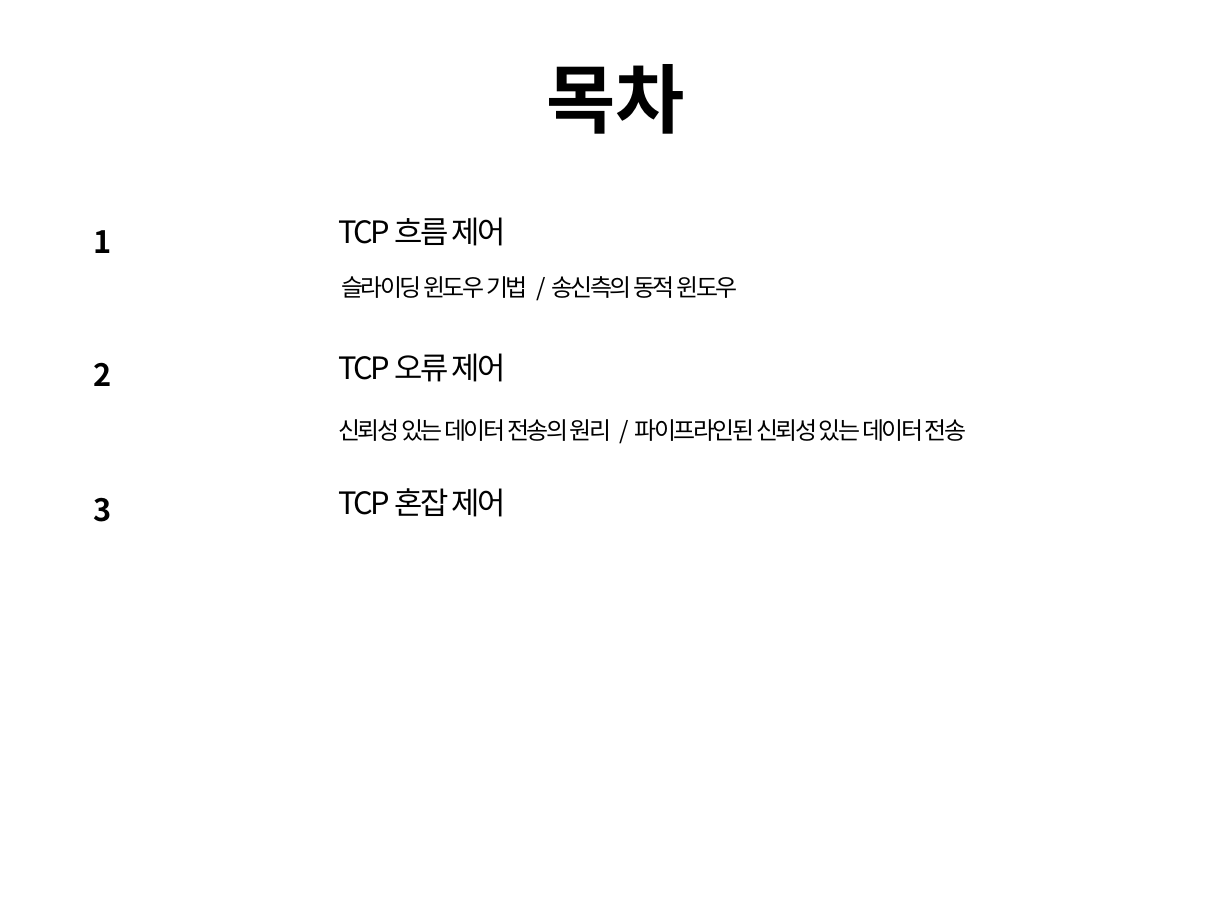
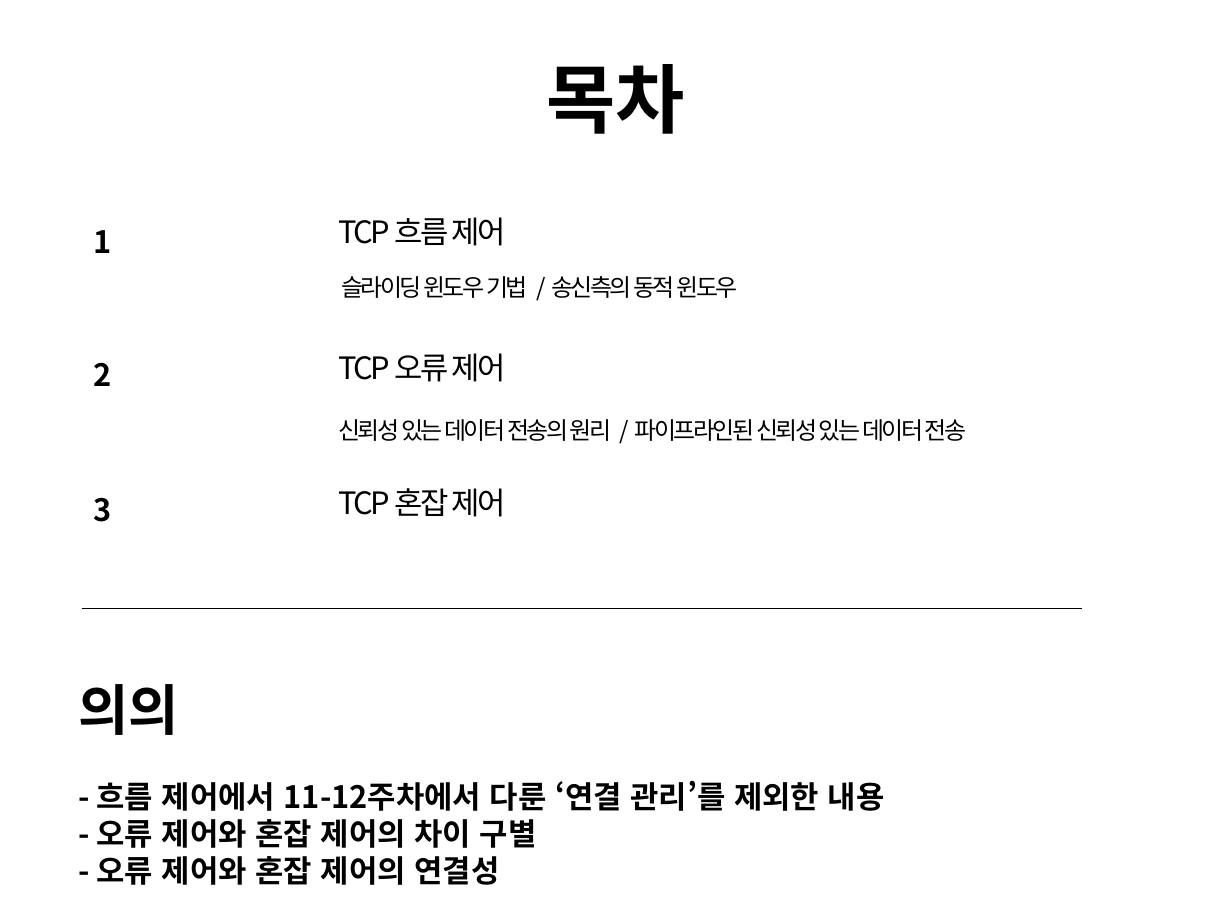
Before and after one commit to cs-study-org/cs-study, a slide deck: slide 2 of 18/yongki/FlowControl&ErrorControl.pptx. Drawn at 1232x924 pixels with LibreOffice and Linux fonts; fonts in the diff are those of the drawing. Boxes give left, top, right and bottom in pixels: in the first picture for what was removed or moved away, otherwise in the second. Text is boxed around its words. In the diff, an @@ line names an element or a change of style, - is before the commit and + after.

```diff
--- a/18/yongki/FlowControl&ErrorControl.pptx
+++ b/18/yongki/FlowControl&ErrorControl.pptx
@@ line added from (81, 609) to (1082, 609), #000000 0.75 pt @@
@@ text added at bbox=[78, 684, 885, 885], 18 pt, text #000000, bold @@
+의의
+- 흐름 제어에서 11-12주차에서 다룬 ‘연결 관리’를 제외한 내용
+- 오류 제어와 혼잡 제어의 차이 구별
+- 오류 제어와 혼잡 제어의 연결성
```
Also in this commit, not shown: 3 other slides changed, 1 slide added, 1 other file.
